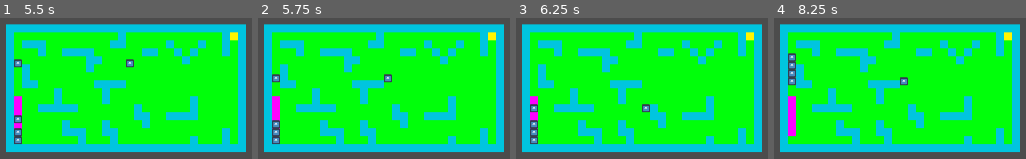
Above: before the commit, frames 1-4 (left to right).
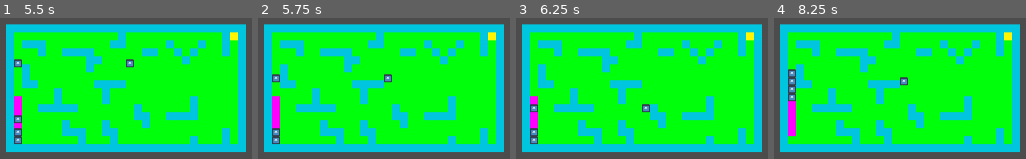
Above: after the commit, the same moments.

Repository: vmjcv/sunset
Game: Godot game, scene res://scene/level/level_manager.tscn
Same seed, same stepped clock (60 frames per second), same inputs: the game is played once before the commit and once after it. This scene is started directly instead of the project's main scene. The engine's default icon, where the game draws it, is replaced by a stand-in: a white triangle on a blue panel in a dark square.
Inputs (mouse positions are in pixels of both pictures, inside the frame that each line leads up to):
- Up to frame 1 (5.5 s): tap Enter at 0.5, 3.5 s; move the mouse to (outside the picture) at 0.52 s; hold Right (ui_right) 0.53-1.28 s; hold 1 0.53-1.28 s; click (outside the picture) at 0.67 s; move the mouse to (outside the picture) at 1.27 s; hold Down (ui_down) 1.28-2.03 s; tap 2 at 1.35, 2.85, 4.35 s; move the mouse to (outside the picture) at 2.02 s; hold Right (ui_right) 2.03-2.78 s; hold 1 2.03-2.78 s; tap Space at 2.75 s; move the mouse to (outside the picture) at 2.77 s; hold Up (ui_up) 2.78-3.53 s; click (outside the picture) at 2.92 s; move the mouse to (outside the picture) at 3.52 s; hold 1 3.53-4.28 s; hold Left (ui_left) 3.53-5.03 s; move the mouse to (45, 113) at 4.27 s; move the mouse to (outside the picture) at 5.02 s; hold Down (ui_down) from 5.03 s (still down); hold 1 from 5.03 s (still down); click (outside the picture) at 5.17 s
- Up to frame 2 (5.75 s): keep holding Down (ui_down); keep holding 1
- Up to frame 3 (6.25 s): move the mouse to (682, 68) at 5.77 s; release Down (ui_down) at 5.78 s; release 1 at 5.78 s; hold Right (ui_right) from 5.78 s (still down); tap 2 at 5.85 s
- Up to frame 4 (8.25 s): tap Space at 6.5 s; move the mouse to (outside the picture) at 6.52 s; release Right (ui_right) at 6.53 s; hold Up (ui_up) 6.53-7.28 s; hold 1 6.53-7.28 s; tap Enter at 7.25 s; move the mouse to (outside the picture) at 7.27 s; hold Right (ui_right) 7.28-8.03 s; tap 2 at 7.35 s; click (outside the picture) at 7.42 s; move the mouse to (outside the picture) at 8.02 s; hold Down (ui_down) from 8.03 s (still down); hold 1 from 8.03 s (still down)

Frame 1 is identical in both runs. In frame 2, 0.2% of the frame differs, in the area x 5-9%, y 72-79%; in frame 3, 0.2%; in frame 4, 0.8%, in the area x 5-9%, y 24-60%.

Commit message:
modify check

Diff:
--- a/game/script/level/level_manager.gd
+++ b/game/script/level/level_manager.gd
@@ -8,7 +8,8 @@
 var ants = []
 onready var tileMap = get_node("TileMap")
 enum {UP,DOWN,LEFT,RIGHT}
-
+signal success
+signal fail
 
 var ant_path="res://scene/level/ant.tscn"
 
@@ -92,18 +93,16 @@
 	var can_move =false
 
 	for ant in ants:
-		var temp_dict=get_all_grids_number()
 		var mapIndex = ant.get_map_index()
 
 		var cur = mapIndex+turn_vector2
-		var cur_index =cur.x*100+cur.y
 		ant.now_status = turn
-		if check_block_type(cur.x, cur.y) or temp_dict.keys().has(cur_index):
+		if check_block_type(cur.x, cur.y):
 			ant.now_status = -1
 			continue
 
 		var Offset = 0
-		while not check_block_type(cur.x, cur.y) and not temp_dict.keys().has(cur_index):
+		while not check_block_type(cur.x, cur.y):
 			cur =cur + turn_vector2
 			Offset = Offset + 1
 			can_move = true
@@ -125,15 +124,22 @@
 		var mapIndex = ant.get_map_index()
 		dict[mapIndex.x*100+mapIndex.y] = ant
 	return dict
+
 func check_block_type(x, y):
+	var temp_dict=get_all_grids_number()
+	var cur_index = x * 100 + y
 	for type in globalVar.OBSTACLE:
 		if tileMap.get_cell(x, y) == type:
 			return true
-
-	for type in globalVar.OBSTACLE:
-		if tileMap.get_cell(x, y) == type:
+	for type in globalVar.PLAIN:
+		if tileMap.get_cell(x, y) == type and temp_dict.keys().has(cur_index):
 			return true
-
+	for type in globalVar.DESTINATION:
+		if tileMap.get_cell(x, y) == type and temp_dict.keys().has(cur_index):
+			return true
+	for type in globalVar.TRAP:
+		if tileMap.get_cell(x, y) == type and not temp_dict.keys().has(cur_index):
+			return true
 	return false
 
 func check_pass():
@@ -145,7 +151,13 @@
 				successNum = successNum + 1
 	#暂时写1，之后条件会读取配置
 	if successNum >= 1:
-		print("通关啦!!!!!!!!!!!!!!!!")
+		show_pass()
+
+
+func show_pass():
+	print("通关啦!!!!!!!!!!!!!!!!")
+	#点击后发送事件
+	#emit_signal("success")
 
 class MyCustomSorter:
 	static func _sort_by_x(a, b):
